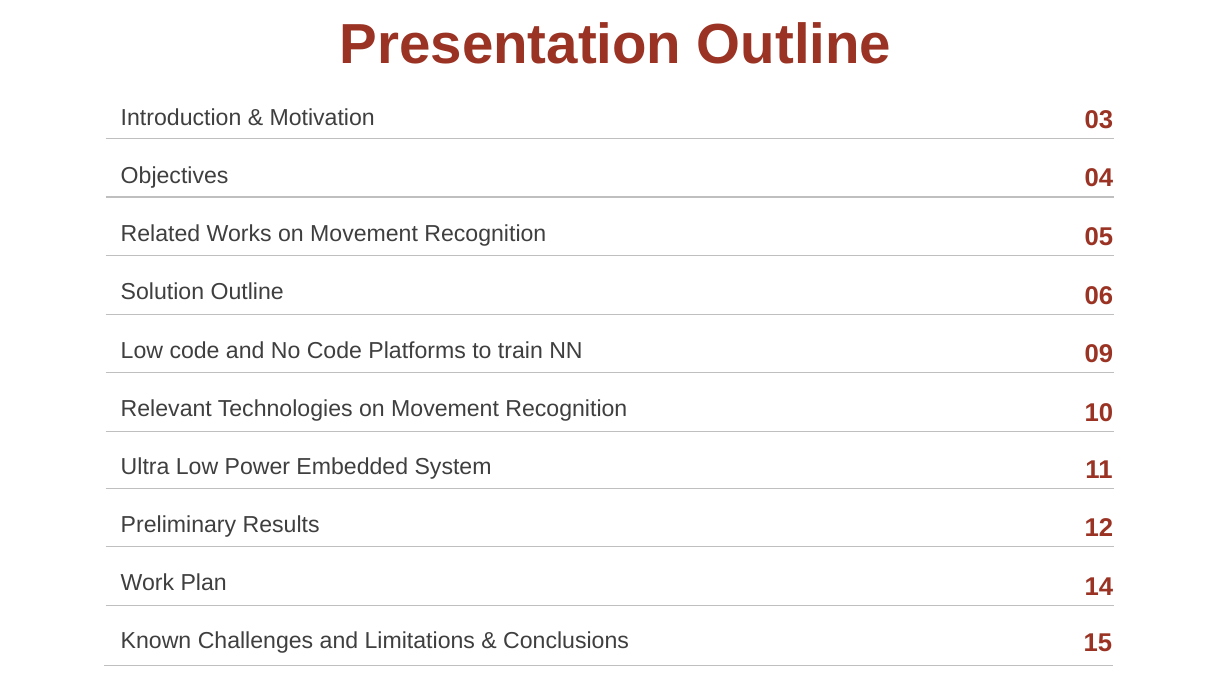
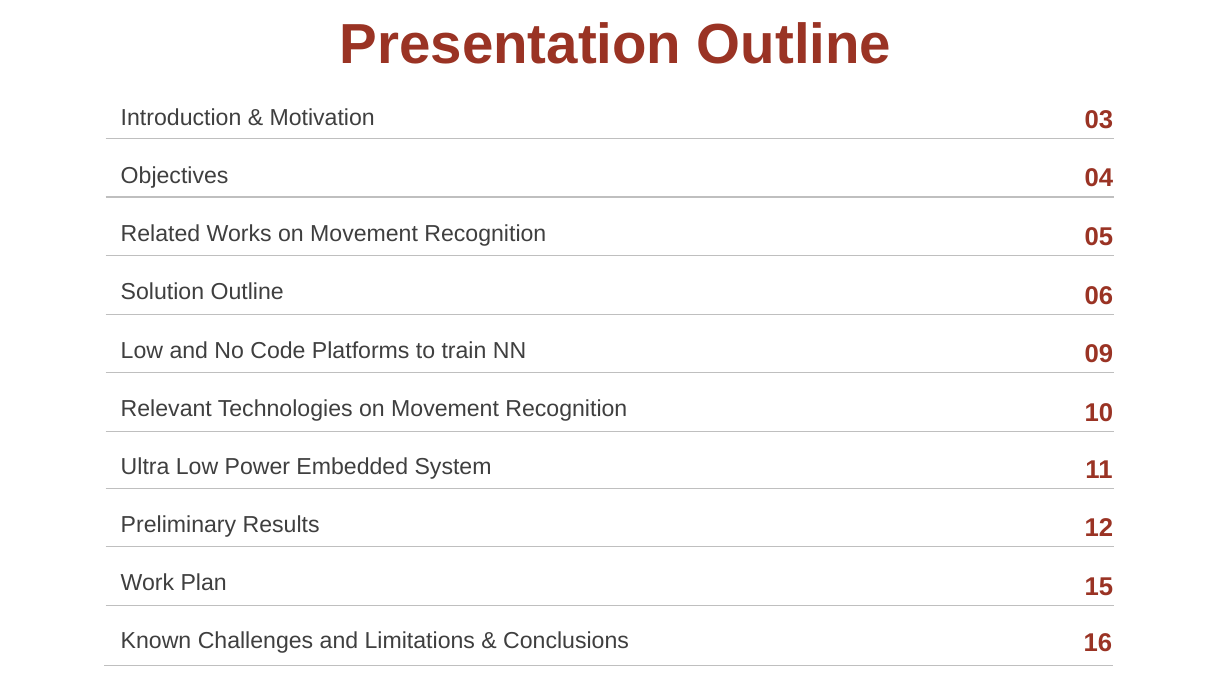
Before and after one commit to osduarte/TESE-MEIC-2324, a slide deck: slide 2 of Relatório intermédio/Apresentação intermédia da TESE_v3.pptx. Drawn at 1232x693 pixels with LibreOffice and Linux fonts; fonts in the diff are those of the drawing. Boxes give left, top, right and bottom in pixels: in the first picture for what was removed or moved away, otherwise in the second. Text is boxed around its words. In the diff, an @@ line names an element or a change of style, - is before the commit and + after.

Commit message:
final version of presentation
final version of presentation

```diff
--- a/Relatório intermédio/Apresentação intermédia da TESE_v3.pptx
+++ b/Relatório intermédio/Apresentação intermédia da TESE_v3.pptx
@@ text at <box>121,341,526,358</box>: text changed @@
-Low code and No Code Platforms to train NN
+Low and No Code Platforms to train NN
@@ text "15": place and size @@
-text "15" at <box>1084,633,1113,652</box>
+text "15" at <box>1085,577,1114,596</box>
@@ text removed at <box>1085,577,1114,595</box> @@
-14
@@ text added at <box>1084,633,1113,652</box>, 20 pt, text #9A3324, bold @@
+16
```
Also in this commit, not shown: 3 other slides changed.
